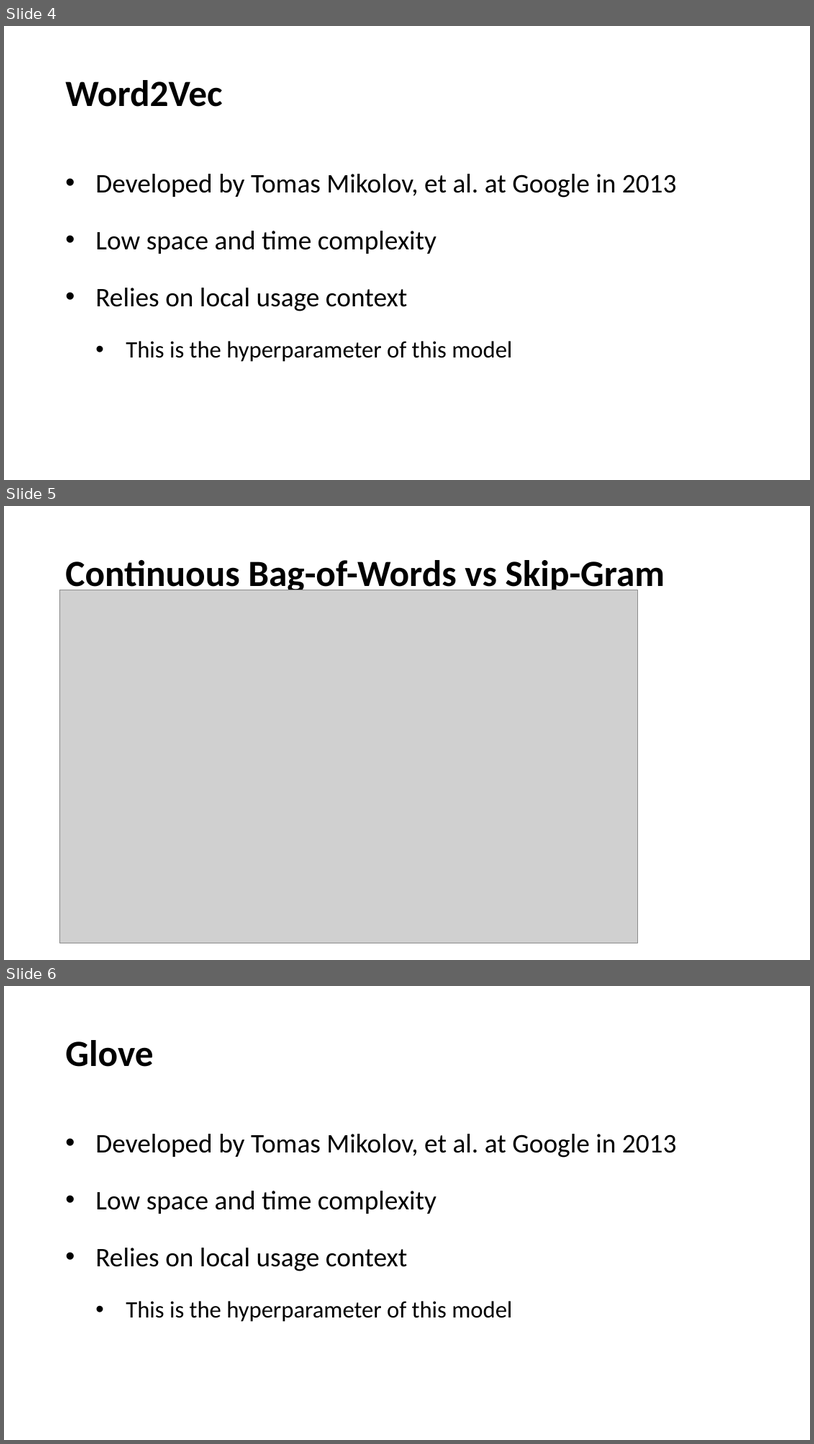
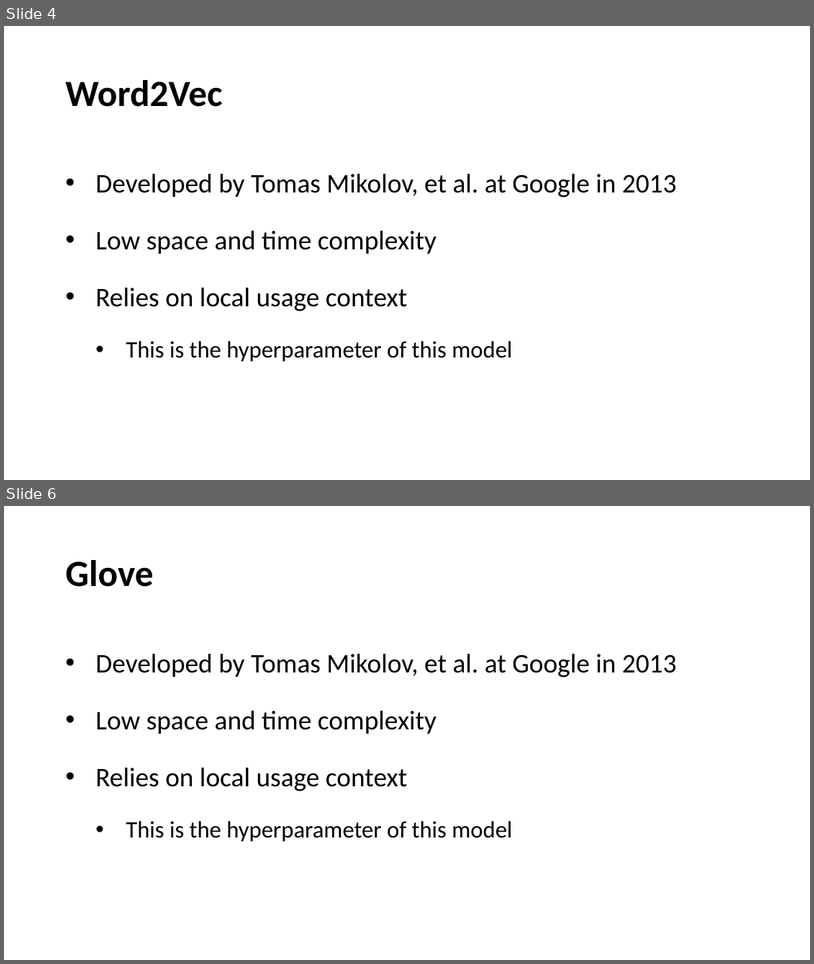
Before and after one commit to chensh3/word2vec_vs_glove, a slide deck: mid_term.pptx. Shown one above the other, each under a label of ours: slides 4, 5 and 6 before the commit, slides 4 and 6 after it; the slides between them are not shown. The pictures are 814x1444 and 814x964 pixels, drawn with LibreOffice and Linux fonts; fonts in the diff are those of the drawing; grey boxes stand for pictures. Boxes give left, top, right and bottom in pixels: in the first picture for what was removed or moved away, otherwise in the second. Text is boxed around its words. In the diff, an @@ line names an element or a change of style, - is before the commit and + after.

```diff
--- a/mid_term.pptx
+++ b/mid_term.pptx
@@ slide 5 removed at (4, 506, 810, 960), background #FFFFFF @@
@@ title removed at (65, 560, 666, 595) @@
-Continuous Bag-of-Words vs Skip-Gram
@@ picture removed at (59, 590, 638, 943) @@
```
Also in this commit, not shown: 2 slides changed, 3 slides added, 4 other files.
